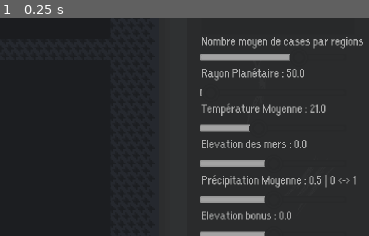
Above: before the commit, frame 1.
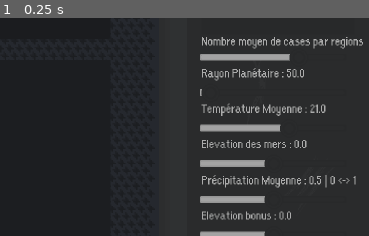
Above: after the commit, the same moment.

Repository: Jujedie/PlanetGenerator
Game: Godot game, scene res://data/scn/master.tscn
Two runs of this game, one before a commit and one after it. Both use one fixed random seed, a clock stepped at 60 frames per second and the inputs below.
Inputs:
- Up to frame 1 (0.25 s): no input
The pictures show only the part of the screen within x 50-100%, y 12-62%; the shares and areas given below are measured in that part.

The runs differ from the first frame. In frame 1, 0.3% of the frame differs, in the area x 67-77%, y 48-53%.

Commit message:
Réduction de la valeur maximale du curseur à 200 pour un meilleur contrôle.

Diff:
--- a/data/scn/master.tscn
+++ b/data/scn/master.tscn
@@ -150,7 +150,7 @@
 theme_override_styles/grabber_area = ExtResource("4_w6tpy")
 theme_override_styles/grabber_area_highlight = ExtResource("4_w6tpy")
 min_value = -273.0
-max_value = 500.0
+max_value = 200.0
 value = 21.0
 metadata/_edit_lock_ = true
 
